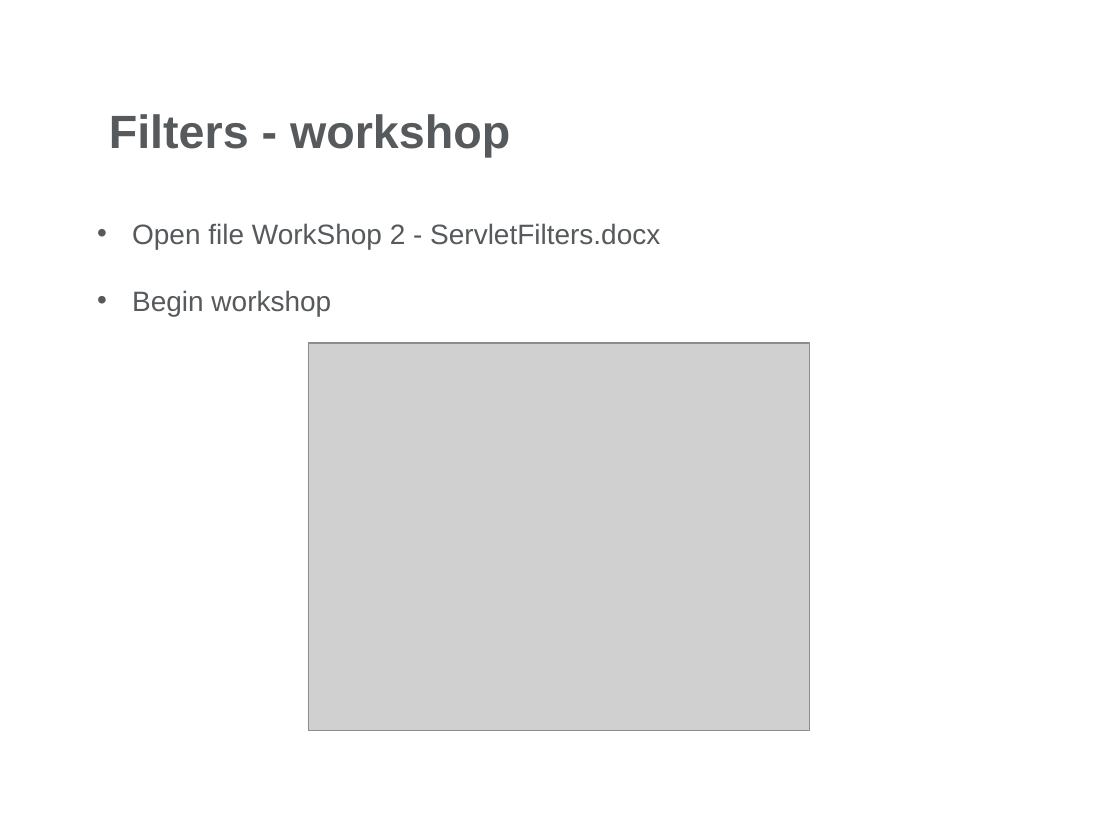
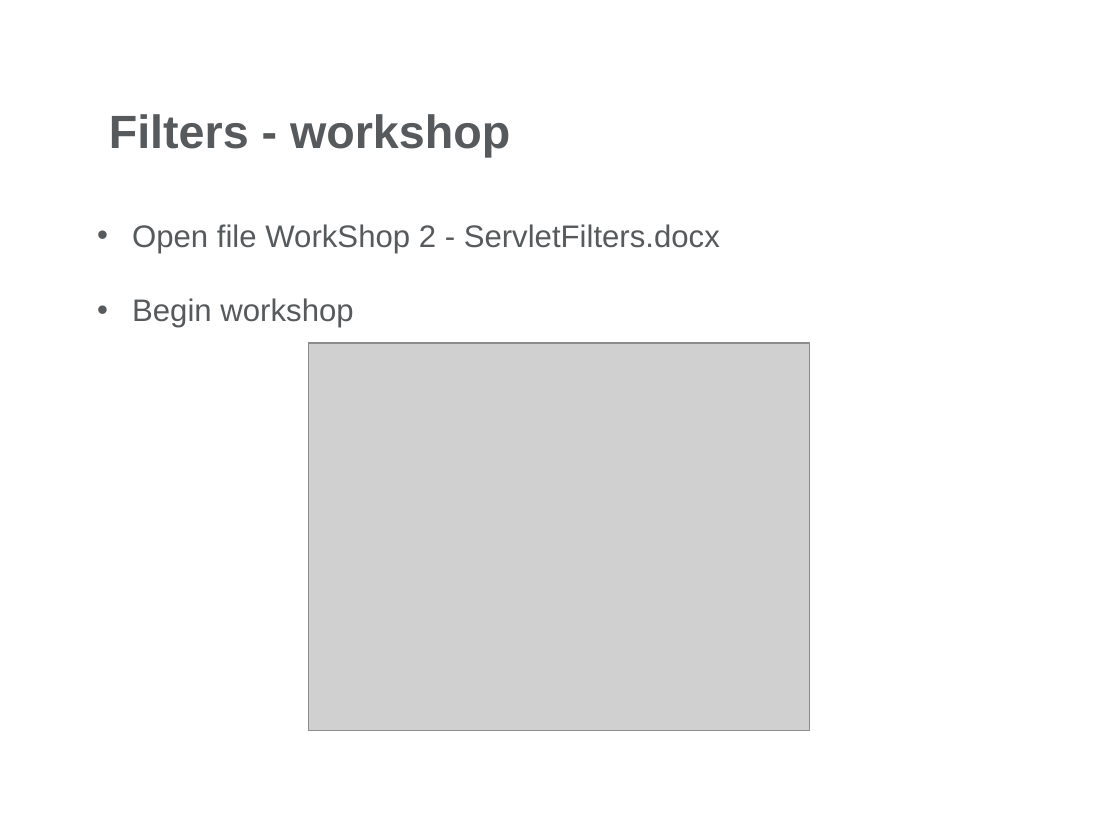
Before and after one commit to andreiapostol/JavaDocs, a slide deck: slide 24 of Servlets/Day2/Docs/Web Presentation-Part2.pptx. Drawn at 1120x840 pixels with LibreOffice and Linux fonts; fonts in the diff are those of the drawing; grey boxes stand for pictures; background and template pictures are left out. Boxes give left, top, right and bottom in pixels: in the first picture for what was removed or moved away, otherwise in the second. Text is boxed around its words. In the diff, an @@ line names an element or a change of style, - is before the commit and + after.

Commit message:
servlets

```diff
--- a/Servlets/Day2/Docs/Web Presentation-Part2.pptx
+++ b/Servlets/Day2/Docs/Web Presentation-Part2.pptx
@@ text "Open file WorkShop 2 - ..." at (132,224,720,328): size 18 to 20 pt @@
```
Also in this commit, not shown: 16 other slides changed, 39 other files.
